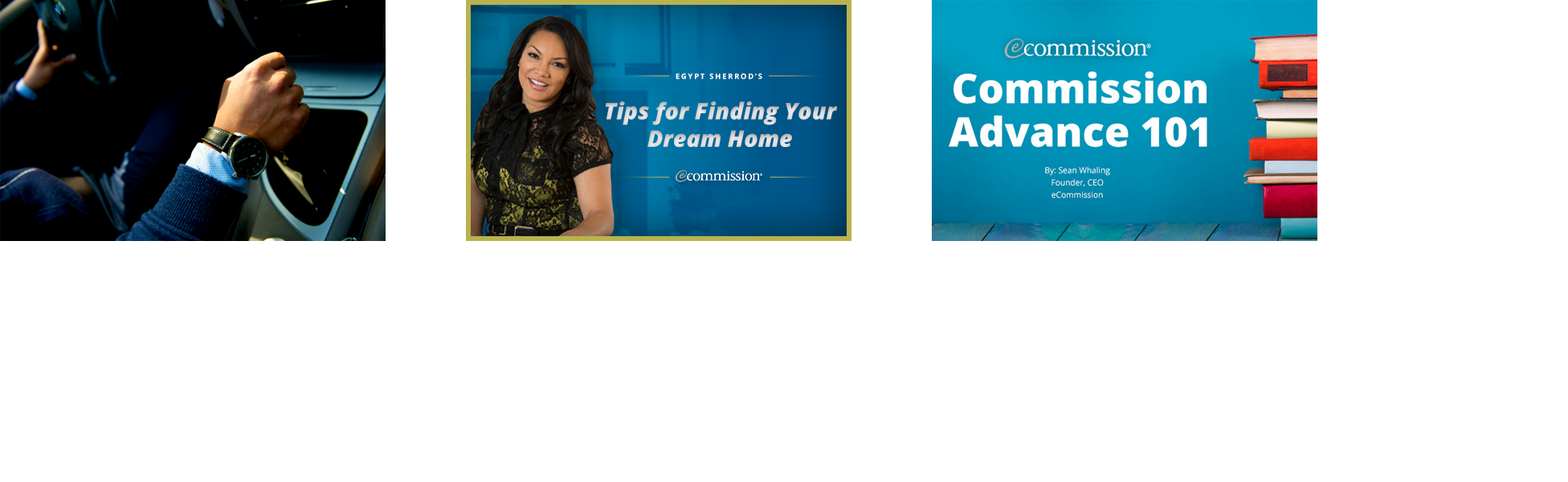
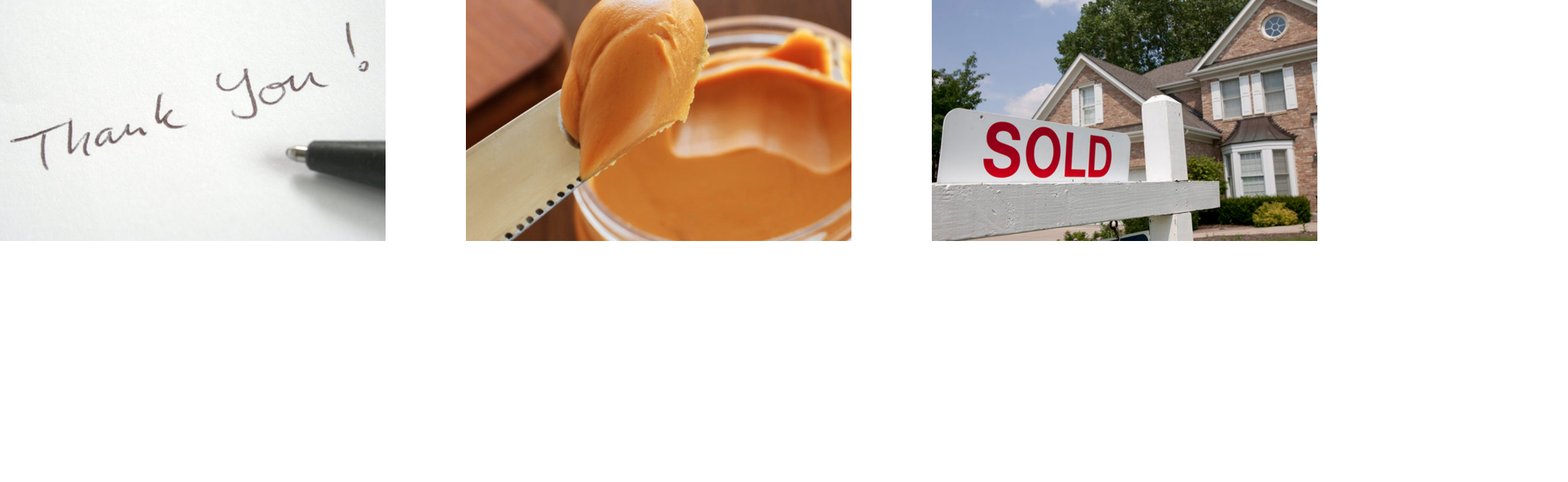
Comparing the layer stacks of the two 1568×482 images. Changes:
painted on "Layer 1" over [0, 0, 386, 241]
removed group "Text Content" (10 layers) from group "story-2" over [604, 73, 838, 187]
removed group "Bars" (2 layers) from group "Text Content" over [617, 75, 825, 178]
removed layer "BAR top" from group "Bars" over [617, 75, 825, 77]
removed layer "BAR bottom" from group "Bars" over [617, 176, 825, 178]
removed group "Egypt Sherrod's" (1 layers) from group "Text Content" over [675, 73, 763, 80]
removed layer "Egypt Sherrod’s" from group "Egypt Sherrod's" over [675, 73, 763, 80]
removed layer "03. Tips for Finding Your Dream Home" from group "Text Content" over [604, 101, 838, 147]
removed layer "Logo" from group "Text Content" over [675, 170, 763, 187]
removed layer "Border" from group "story-2" over [465, 0, 852, 241]
removed group "Egypt S." (4 layers) from group "story-2" over [465, 1, 852, 241]
removed layer "Shadown'quin" from group "Egypt S." over [465, 12, 624, 241]
removed layer "Gradient" from group "Egypt S." over [608, 1, 852, 241]
removed layer "Photo Blue" from group "Egypt S." over [465, 1, 852, 241]
removed layer "Photo Color" from group "Egypt S." over [465, 1, 852, 241]
moved "Layer 2" into group "story-2", painted on it over [465, 0, 1318, 241]
added layer "Layer 3" in group "story-3" over [931, 0, 1318, 241]
